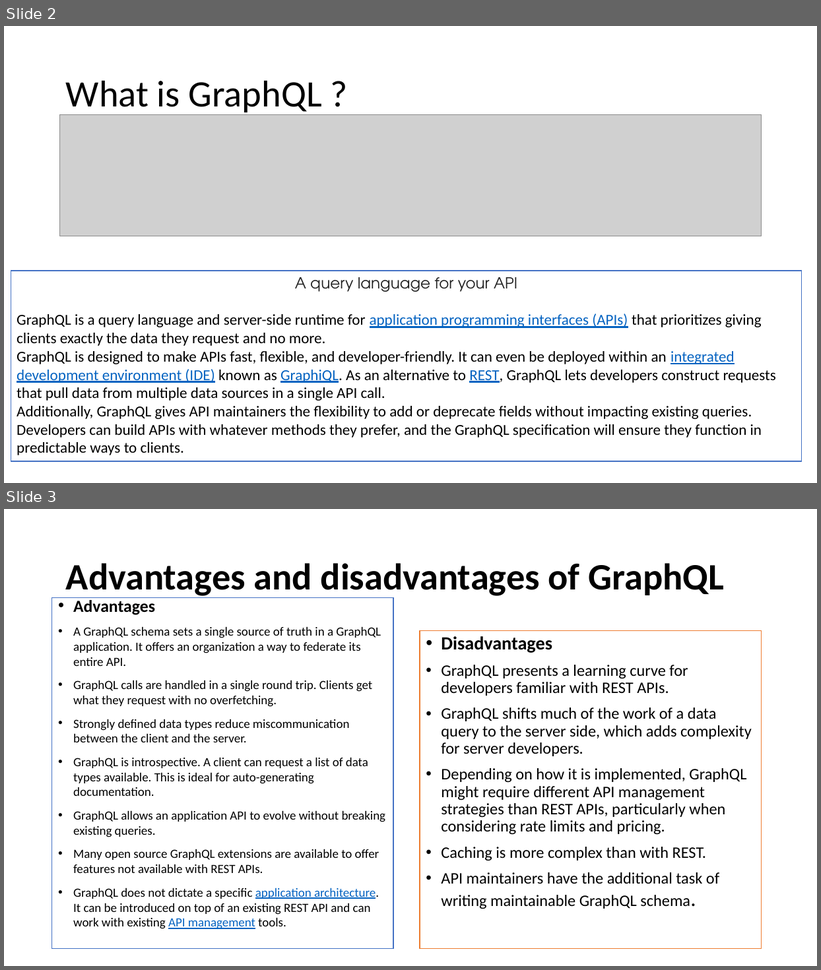
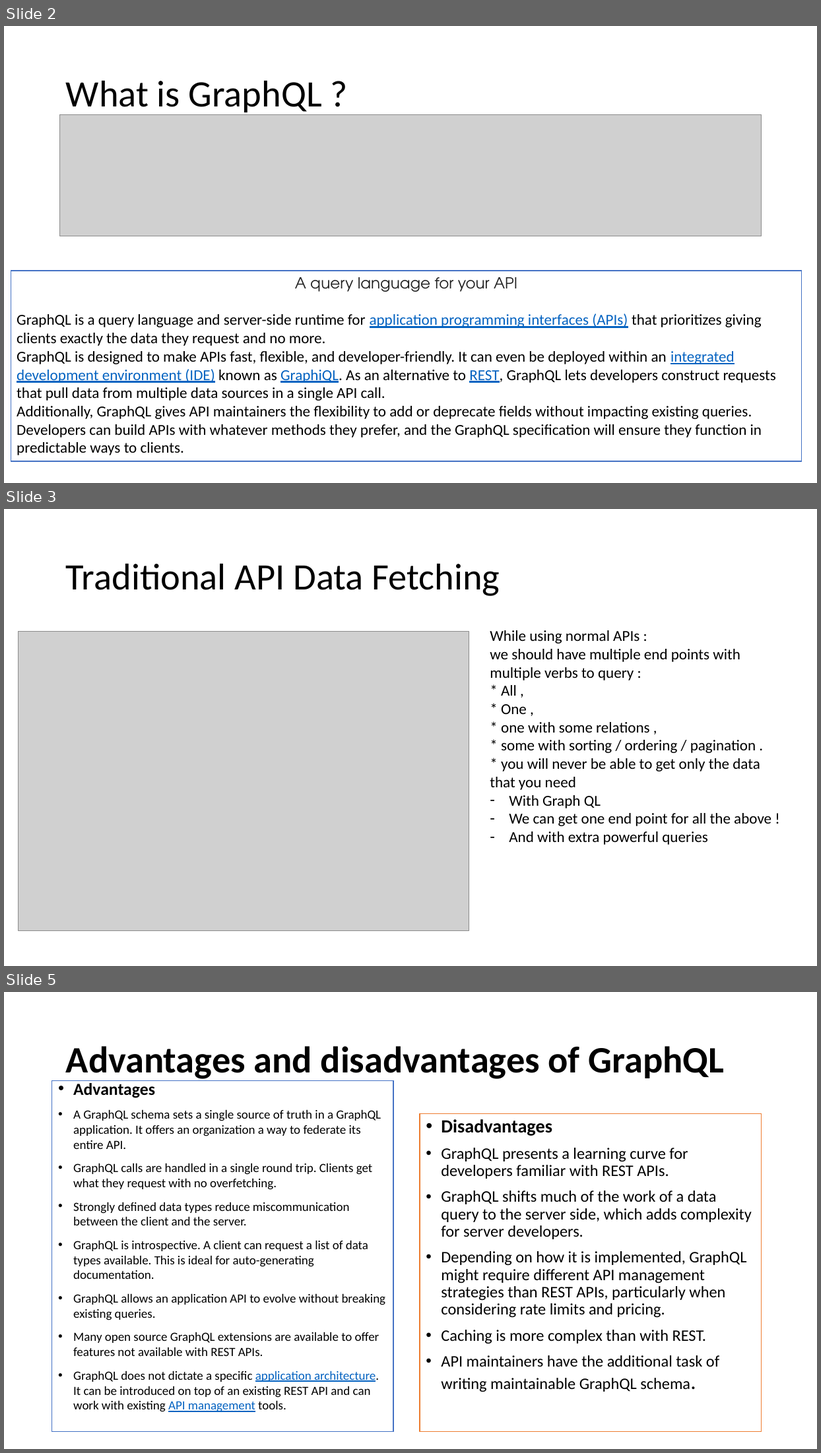
Before and after one commit to ahmedsure/sure_tut_gql, a slide deck: Sure_Ahmed_Samir_GQL_Tut.pptx. Shown one above the other, each under a label of ours: slides 2 and 3 before the commit, slides 2, 3 and 5 after it; the slides between them are not shown. The pictures are 821x970 and 821x1453 pixels, drawn with LibreOffice and Linux fonts; fonts in the diff are those of the drawing; grey boxes stand for pictures. Boxes give left, top, right and bottom in pixels: in the first picture for what was removed or moved away, otherwise in the second. Text is boxed around its words. In the diff, an @@ line names an element or a change of style, - is before the commit and + after.

```diff
--- a/Sure_Ahmed_Samir_GQL_Tut.pptx
+++ b/Sure_Ahmed_Samir_GQL_Tut.pptx
@@ slide 3 added at <box>4,509,817,966</box>, background #FFFFFF @@
@@ title added at <box>66,563,500,596</box>, 44 pt, text #000000 @@
+Traditional API Data Fetching
@@ picture added at <box>18,632,469,931</box> @@
@@ text added at <box>490,630,772,845</box>, 18 pt, text #000000 @@
+While using normal APIs :
+we should have multiple end points with multiple verbs to query :
+* All ,
+* One ,
+* one with some relations ,
+* some with sorting / ordering / pagination .
+* you will never be able to get only the data that you need
+– With Graph QL
+– We can get one end point for all the above !
+– And with extra powerful queries
@@ what was slide 3 is now slide 5 @@
```
Also in this commit, not shown: 1 other slide added.
